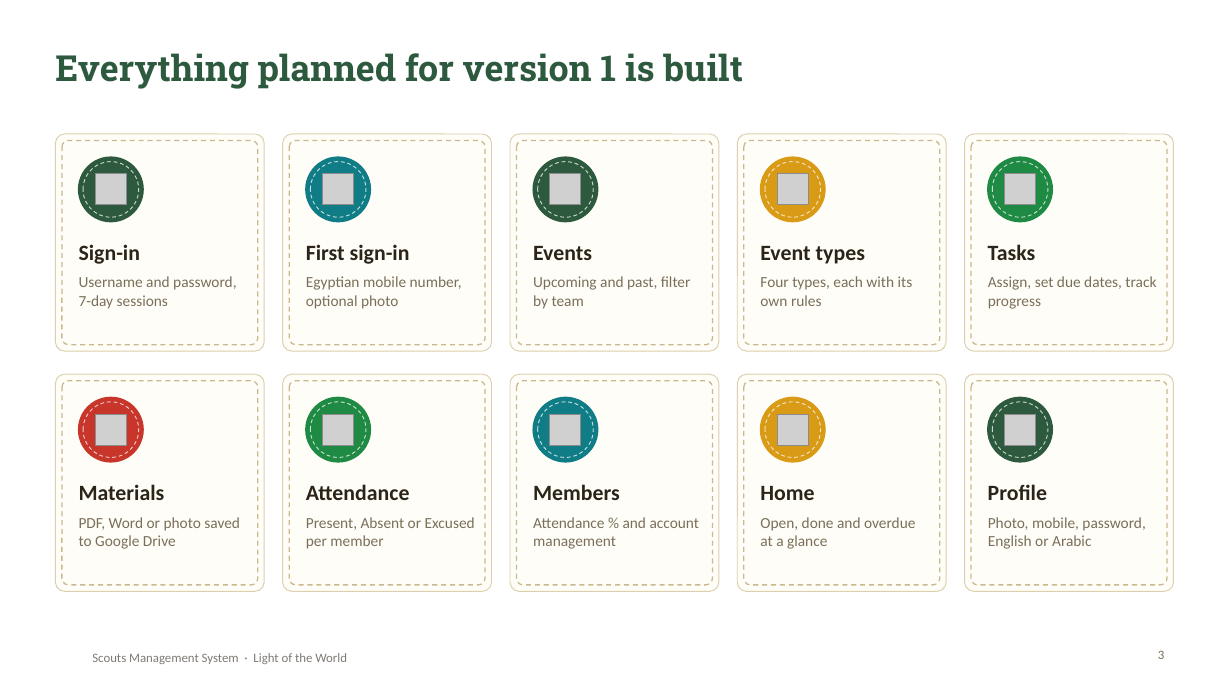
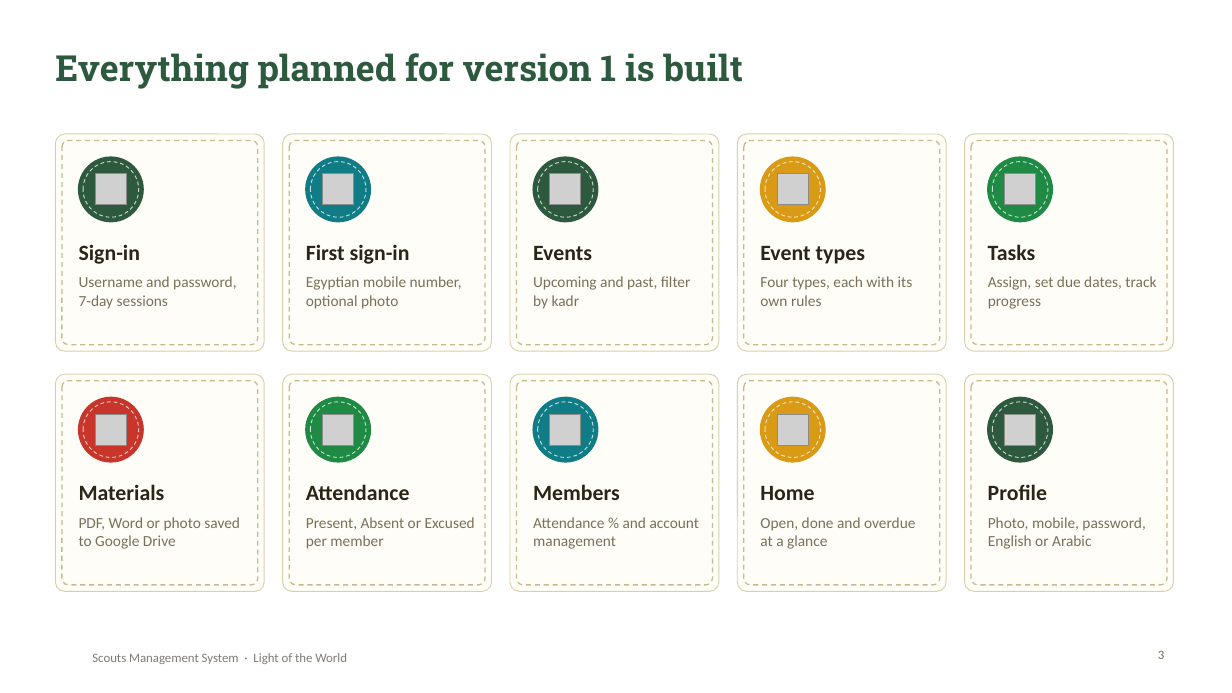
Before and after one commit to SamuelAtef123/Scouts-Management-System-Web-App, a slide deck: slide 3 of docs/Scouts-Project-Presentation.pptx. Drawn at 1232x693 pixels with LibreOffice and Linux fonts; fonts in the diff are those of the drawing; grey boxes stand for pictures; background and template pictures are left out. Boxes give left, top, right and bottom in pixels: in the first picture for what was removed or moved away, otherwise in the second. Text is boxed around its words. In the diff, an @@ line names an element or a change of style, - is before the commit and + after.

Commit message:
Rename Team to Kadr and Scouts Leader to Group Leader
- English: Kadr, Kadr Session, Group Leader, Group Leader Helper, and
  '<Kadr> Kadr Leader' / '<Kadr> Kadr Leader Helper' on profiles and member lists.
- Arabic: كدر, قائد المجموعة, مساعد قائد المجموعة, قائد كدر أشبال, مساعد قائد كدر أشبال.
- Server messages renamed, with their Arabic translations.
- Startup migration renames 'team' to 'kadr' in member names and usernames.
- Report, presentation and README updated.

```diff
--- a/docs/Scouts-Project-Presentation.pptx
+++ b/docs/Scouts-Project-Presentation.pptx
@@ text at (x1=533, y1=276, x2=691, y2=309): text changed @@
-Upcoming and past, filter by team
+Upcoming and past, filter by kadr
```
Also in this commit, not shown: 9 other slides changed, 26 other files.
